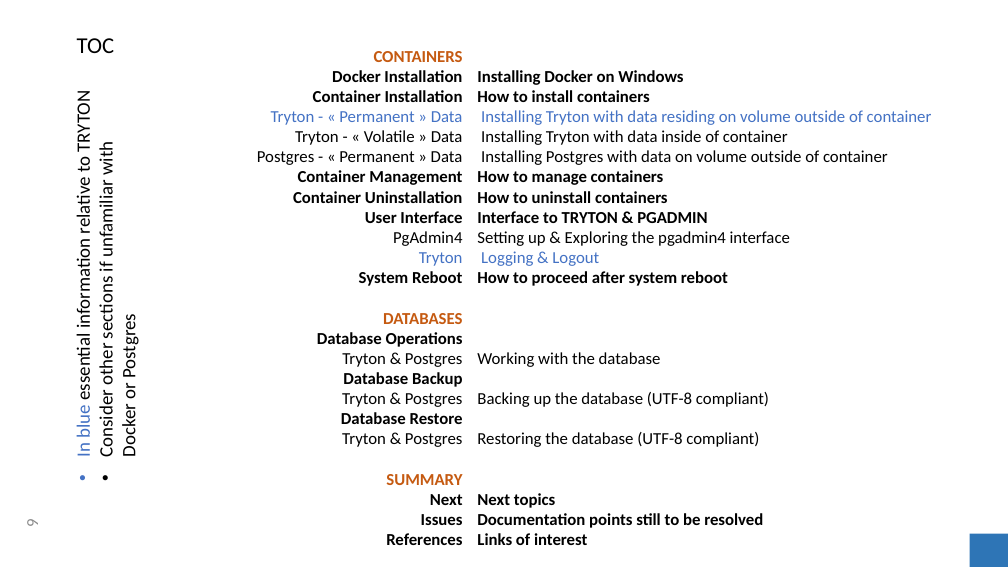
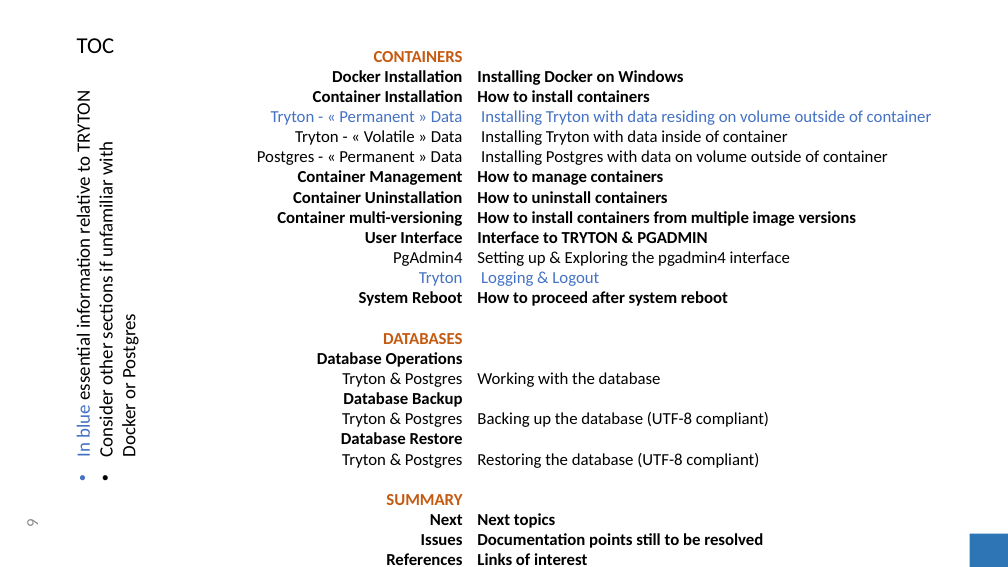
Before and after one commit to clixwise/tryton-by-example, a slide deck: slide 9 of Tryton 6.0 - Doc 00.01 - Installation & administration.pptx. Drawn at 1008x567 pixels with LibreOffice and Linux fonts; fonts in the diff are those of the drawing. Boxes give left, top, right and bottom in pixels: in the first picture for what was removed or moved away, otherwise in the second. Text is boxed around its words. In the diff, an @@ line names an element or a change of style, - is before the commit and + after.

```diff
--- a/Tryton 6.0 - Doc 00.01 - Installation & administration.pptx
+++ b/Tryton 6.0 - Doc 00.01 - Installation & administration.pptx
@@ text at box(277, 211, 462, 226): paragraph added @@
+Container multi-versioning
@@ text at box(477, 211, 856, 226): paragraph added @@
+How to install containers from multiple image versions
```
Also in this commit, not shown: 2 slides added, 15 other files.
